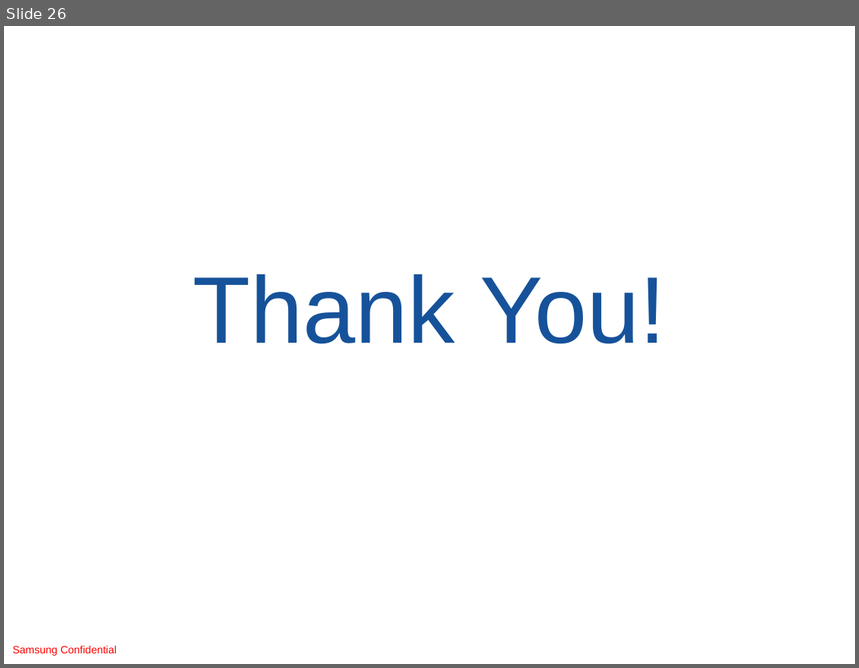
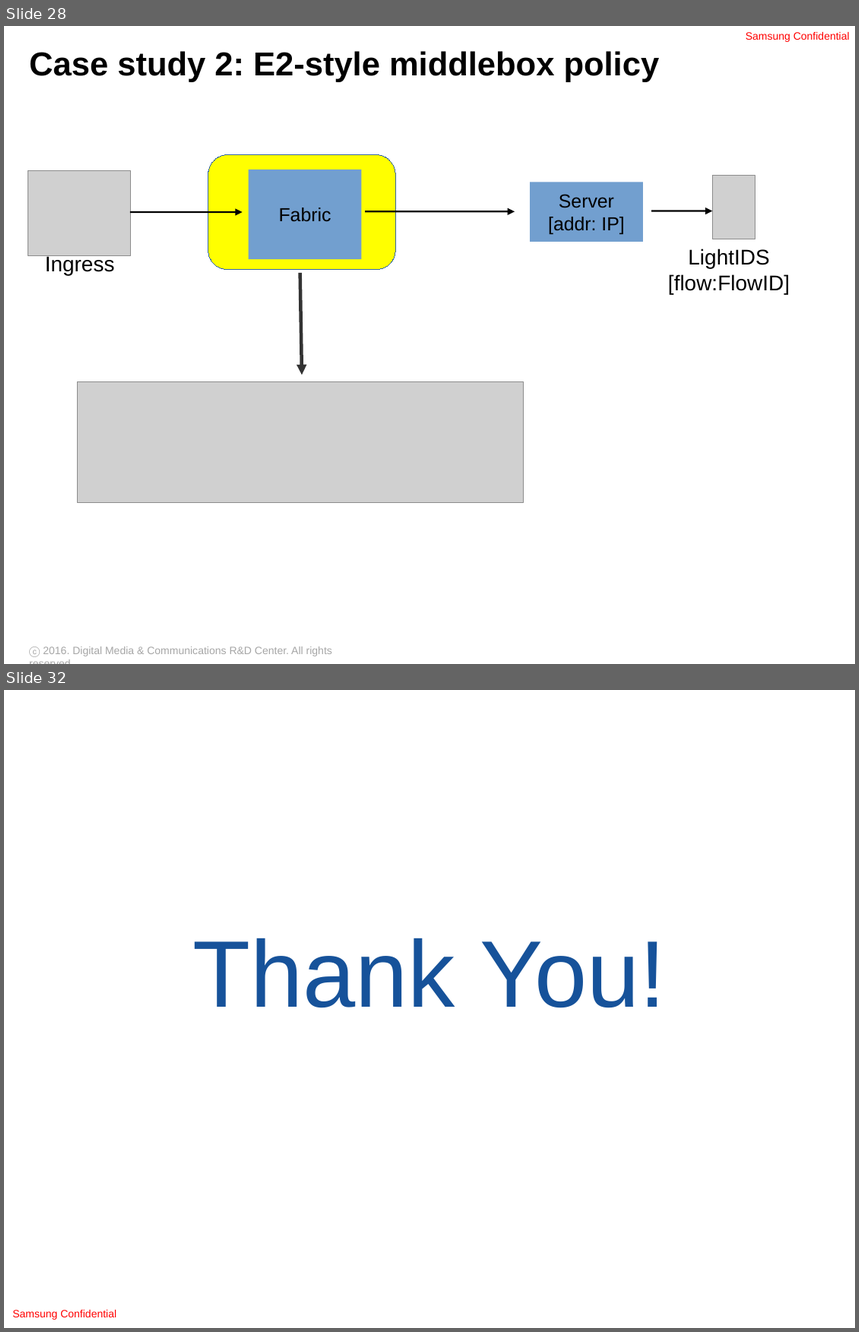
Before and after one commit to ryzhyk/cocoon, a slide deck: doc/distsys_talk_03_09_16.odp. Shown one above the other, each under a label of ours: slide 26 before the commit, slides 28 and 32 after it; the slides between them are not shown. The pictures are 859x668 and 859x1332 pixels, drawn with LibreOffice and Linux fonts; fonts in the diff are those of the drawing; grey boxes stand for pictures; background and template pictures are left out. Boxes give left, top, right and bottom in pixels: in the first picture for what was removed or moved away, otherwise in the second. Text is boxed around its words. In the diff, an @@ line names an element or a change of style, - is before the commit and + after.

```diff
--- a/doc/distsys_talk_03_09_16.odp
+++ b/doc/distsys_talk_03_09_16.odp
@@ slide 28 added at <box>4,26,855,664</box>, background #FFFFFF @@
@@ text added at <box>746,32,850,42</box>, 9 pt, text #FF0000 @@
+Samsung Confidential
@@ title added at <box>29,51,660,82</box>, 28 pt, text #000000, bold @@
+Case study 2: E2-style middlebox policy
@@ rounded rectangle added at <box>208,154,395,269</box>, fill #FFFF00, outline #3465A4 0 pt @@
@@ picture added at <box>28,170,131,256</box> @@
@@ rectangle added at <box>248,170,361,260</box>, fill #729FCF, 16 pt, text #000000 @@
+Fabric
@@ rectangle added at <box>530,182,643,241</box>, fill #729FCF, 16 pt, text #000000 @@
+Server
+[addr: IP]
@@ picture added at <box>712,175,755,239</box> @@
@@ arrow added from (130, 212) to (243, 212), #000000 1.45 pt @@
@@ arrow added from (365, 211) to (515, 211), #000000 1.45 pt @@
@@ arrow added from (652, 211) to (712, 211), #000000 1.45 pt @@
@@ text added at <box>668,249,790,294</box>, 18 pt, text #000000 @@
+LightIDS
+[flow:FlowID]
@@ text added at <box>45,255,115,275</box>, 18 pt, text #000000 @@
+Ingress
@@ arrow added from (300, 273) to (302, 375), #333333 2.89 pt @@
@@ picture added at <box>77,382,523,503</box> @@
@@ text added at <box>29,647,332,658</box>, 9 pt, text #A6A6A6 @@
+ⓒ 2016. Digital Media & Communications R&D Center. All rights reserved.
@@ what was slide 26 is now slide 32 @@
```
Also in this commit, not shown: 10 slides changed, 6 other slides added, 1 slide removed.
